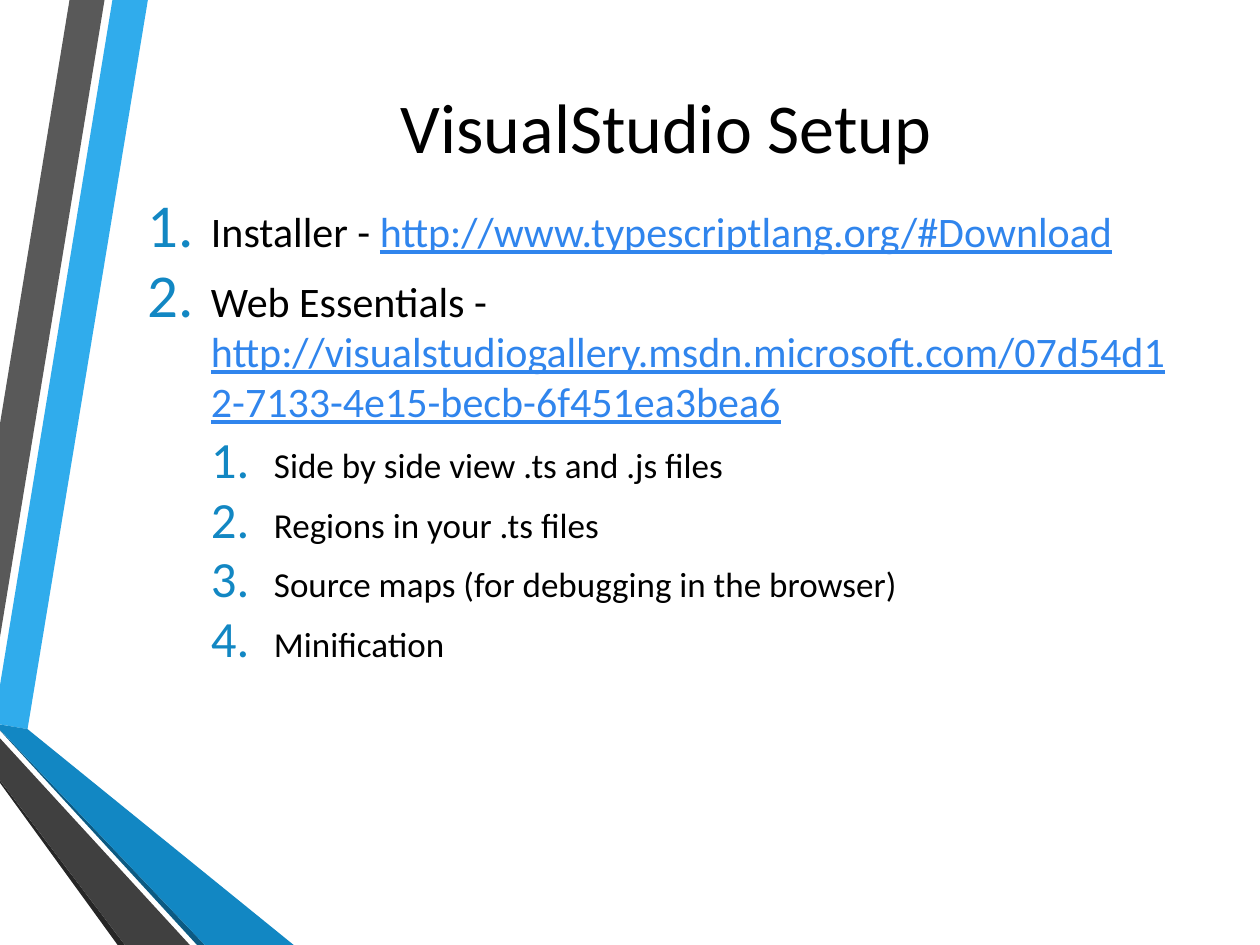
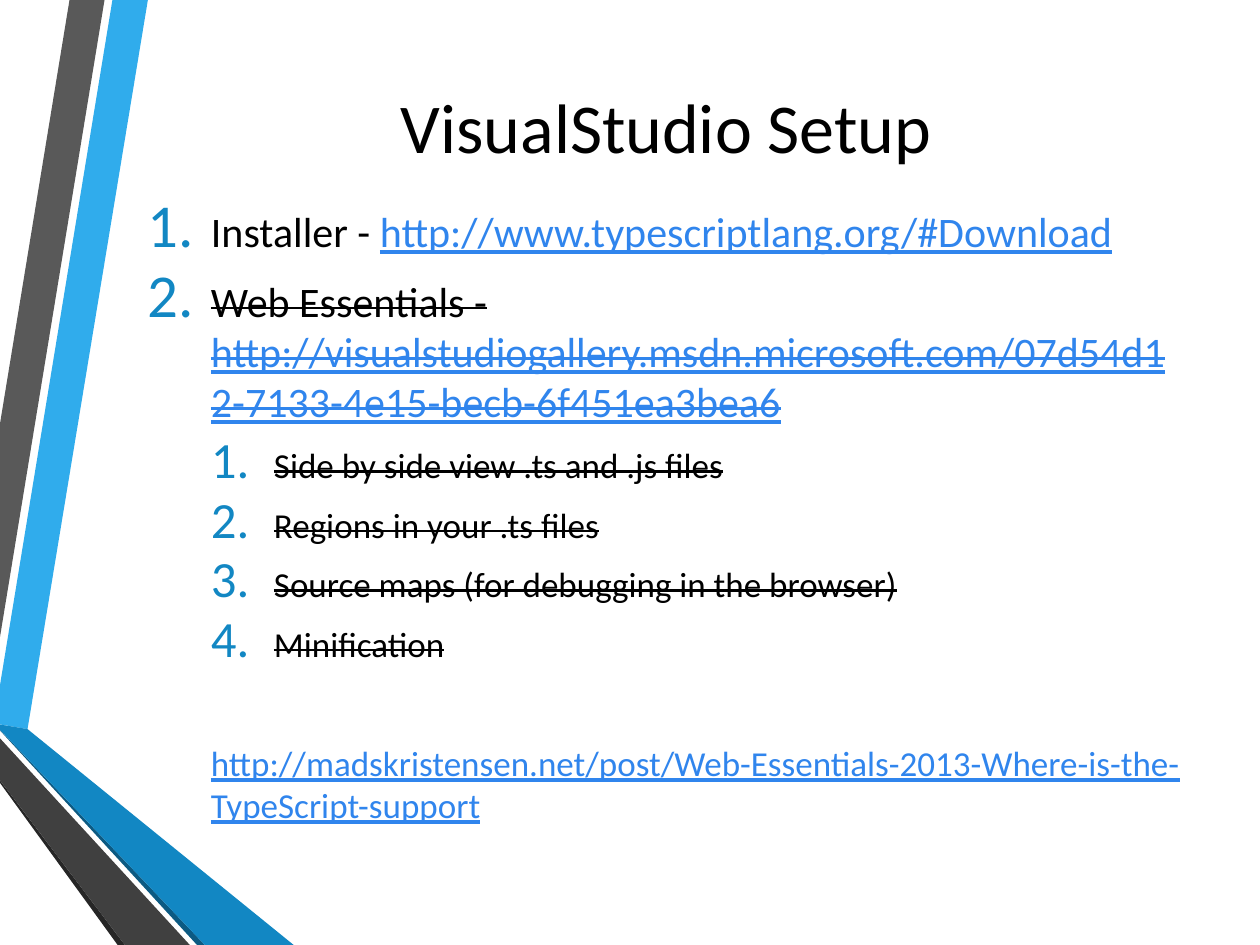
Before and after one commit to shawnweisfeld/20131011_TypeScript, a slide deck: slide 12 of 20131010_TypeScript.pptx. Drawn at 1260x945 pixels with LibreOffice and Linux fonts; fonts in the diff are those of the drawing; background and template pictures are left out. Boxes give left, top, right and bottom in pixels: in the first picture for what was removed or moved away, otherwise in the second. Text is boxed around its words. In the diff, an @@ line names an element or a change of style, - is before the commit and + after.

Commit message:
more ppt changes

```diff
--- a/20131010_TypeScript.pptx
+++ b/20131010_TypeScript.pptx
@@ text at <box>211,287,1165,658</box>: strikethrough on in "Web Essentials - http://visualstudiogallery.msdn.microsoft.c ...", "Side by side view .ts and .js ...", "Regions in your .ts files", "Source maps (for debugging in the browser)" and 1 more places @@
@@ text at <box>211,751,1179,824</box>: paragraph added @@
+  http://madskristensen.net/post/Web-Essentials-2013-Where-is-the-TypeScript-support
```
